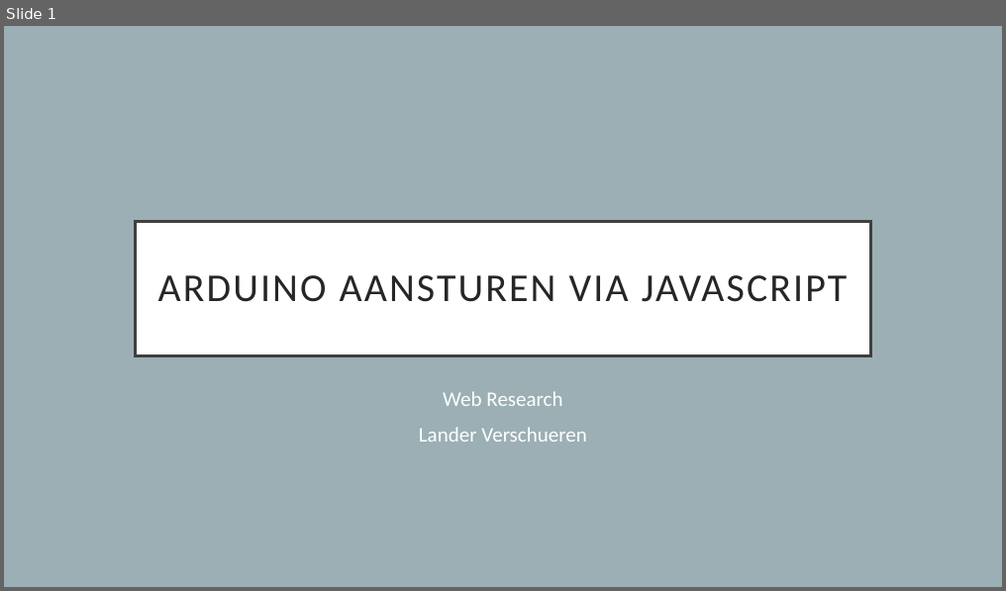
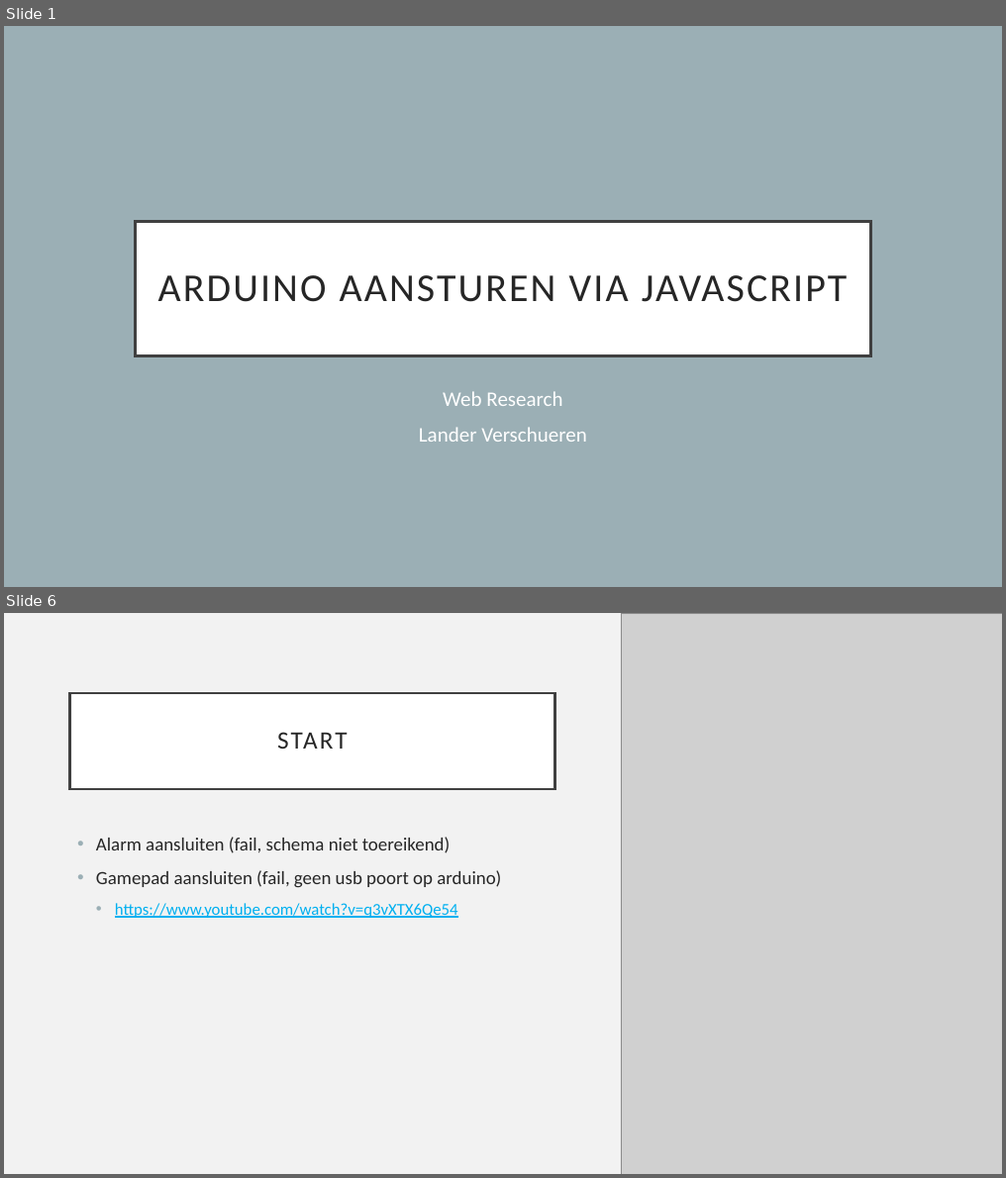
Before and after one commit to LanderVerschueren/Web-Research, a slide deck: Proof of Concept/ppt/arduino.pptx. Shown one above the other, each under a label of ours: slide 1 before the commit, slides 1 and 6 after it; the slides between them are not shown. The pictures are 1006x591 and 1006x1178 pixels, drawn with LibreOffice and Linux fonts; fonts in the diff are those of the drawing; grey boxes stand for pictures. Boxes give left, top, right and bottom in pixels: in the first picture for what was removed or moved away, otherwise in the second. Text is boxed around its words. In the diff, an @@ line names an element or a change of style, - is before the commit and + after.

```diff
--- a/Proof of Concept/ppt/arduino.pptx
+++ b/Proof of Concept/ppt/arduino.pptx
@@ slide 6 added at (4, 613, 1002, 1174), background #F2F2F2 @@
@@ picture added at (621, 613, 1002, 1174) @@
@@ title added at (70, 693, 555, 789), fill #FFFFFF, outline #404040 2.5 pt, 24 pt, text #262626 @@
+START
@@ text added at (96, 837, 501, 918), 18 pt, text #262626 @@
+• Alarm aansluiten (fail, schema niet toereikend)
+• Gamepad aansluiten (fail, geen usb poort op arduino)
+  • https://www.youtube.com/watch?v=q3vXTX6Qe54
```
Also in this commit, not shown: 2 slides changed, 3 other slides added, 2 slides removed, 18 other files.
